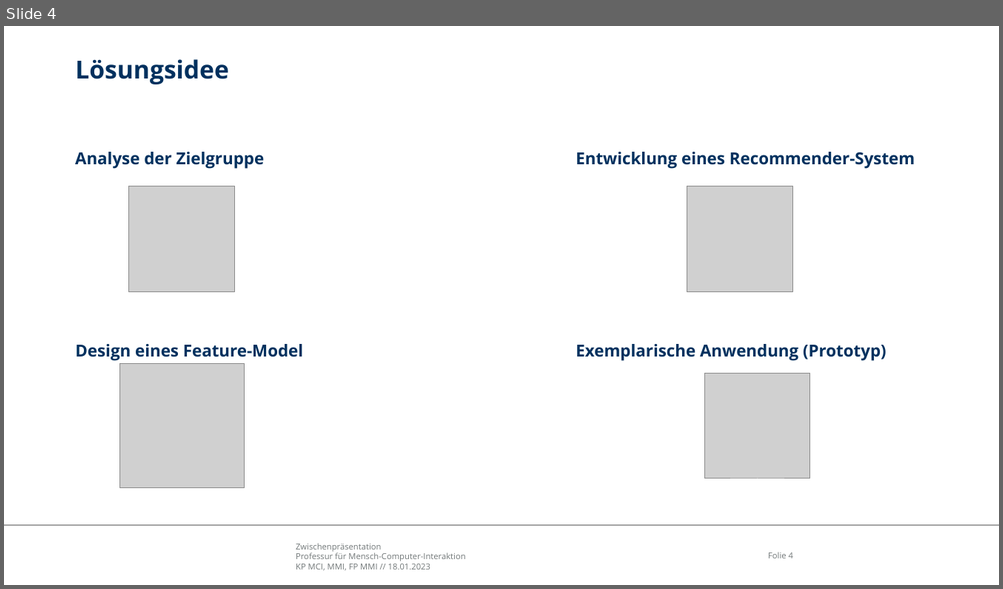
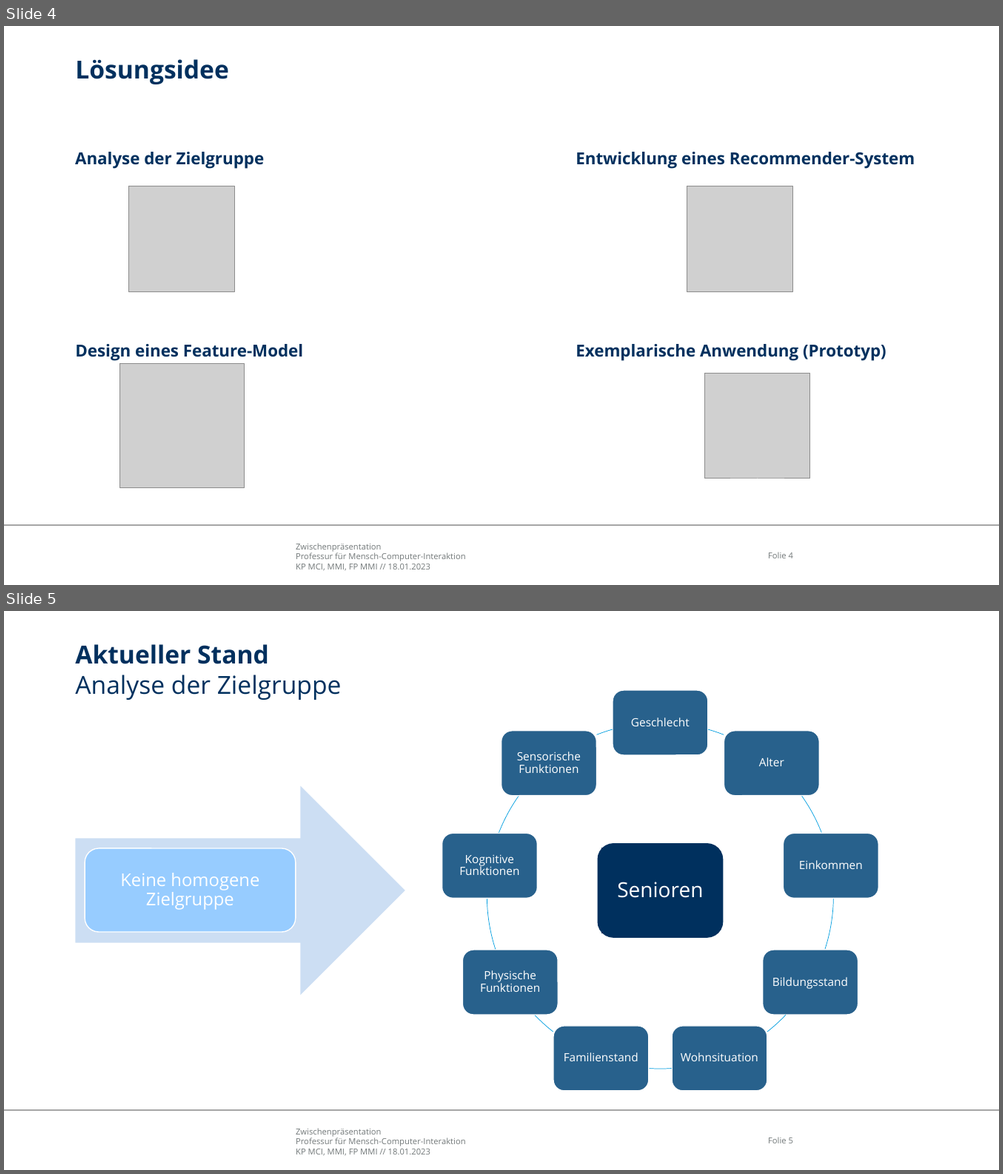
Before and after one commit to EmelieRadziwill/MCI_Sprachinteraktion, a slide deck: Zwischenpräsentation.pptx. Shown one above the other, each under a label of ours: slide 4 before the commit, slides 4 and 5 after it. The pictures are 1003x589 and 1003x1174 pixels, drawn with LibreOffice and Linux fonts; fonts in the diff are those of the drawing; grey boxes stand for pictures; background and template pictures are left out. Boxes give left, top, right and bottom in pixels: in the first picture for what was removed or moved away, otherwise in the second. Text is boxed around its words. In the diff, an @@ line names an element or a change of style, - is before the commit and + after.

Commit message:
Präsentation update

```diff
--- a/Zwischenpräsentation.pptx
+++ b/Zwischenpräsentation.pptx
@@ slide 5 added at (x1=4, y1=611, x2=999, y2=1170), background #FFFFFF; not listed: 3 template elements that a slide beside it also shows @@
@@ title added at (x1=75, y1=644, x2=341, y2=700), 24 pt, text #00305E @@
+Aktueller Stand
+Analyse der Zielgruppe
@@ group added at (x1=442, y1=690, x2=879, y2=1091): 9 rounded rectangles, 9 texts, 9 freeform shapes @@
+Geschlecht
+Alter
+Einkommen
+Bildungsstand
+Wohnsituation
+Familienstand
+Physische Funktionen
+Kognitive Funktionen
+Sensorische Funktionen
@@ right arrow added at (x1=76, y1=786, x2=405, y2=995), fill #CCDFF3 @@
@@ rounded rectangle added at (x1=85, y1=849, x2=295, y2=932), fill #97CCFF, outline #FFFFFF 1 pt @@
@@ rectangle added at (x1=90, y1=853, x2=290, y2=928), fill #97CCFF, 17 pt, text #FFFFFF @@
+Keine homogene Zielgruppe
@@ rounded rectangle added at (x1=598, y1=844, x2=723, y2=937), fill #00305E, outline #00305E 1 pt @@
@@ rectangle added at (x1=602, y1=849, x2=718, y2=933), fill #00305E, outline #00305E 0.75 pt, 20 pt, text #FFFFFF @@
+Senioren
```
Also in this commit, not shown: 1 slide changed, 2 other files.
